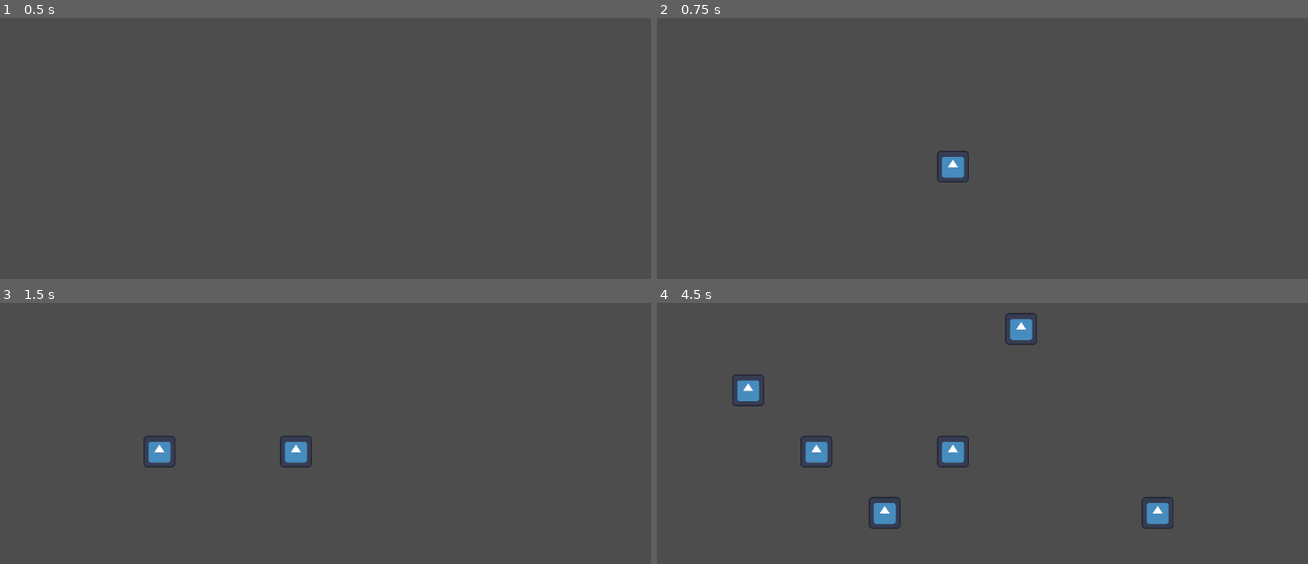
Above: before the commit, frames 1-4 (two rows, left to right).
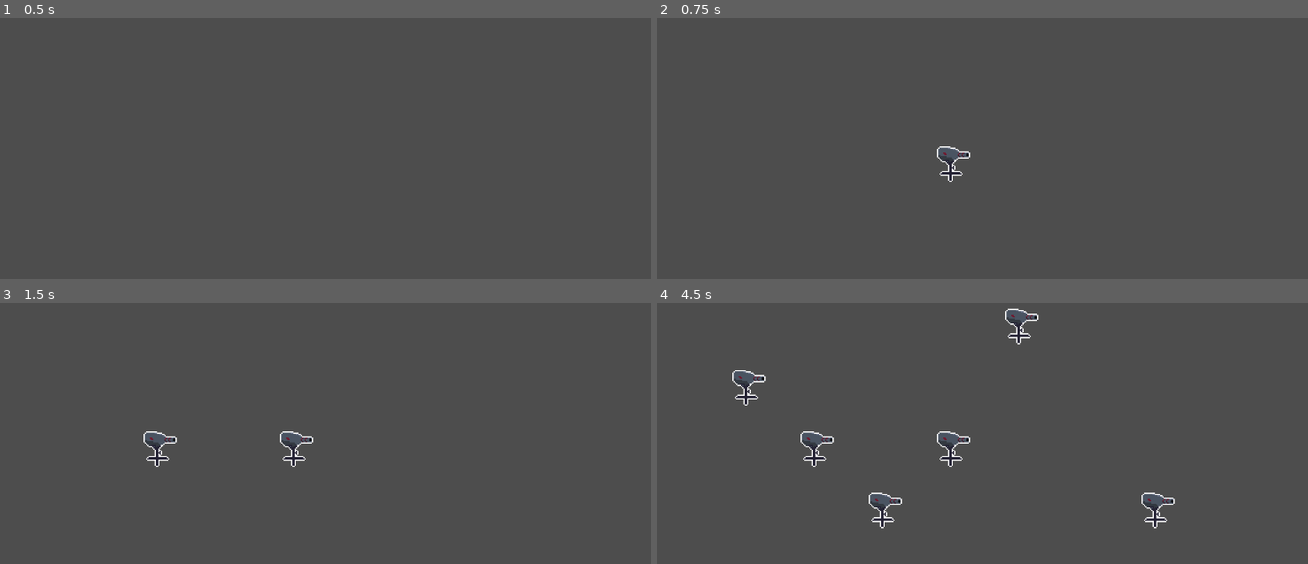
Above: after the commit, the same moments.

Repository: AuraDvin/MvR
Game: Godot game, scene res://levels/basic_level/basic_level.tscn
The game is run twice, just before and just after one commit, with the same random seed, the same clock (stepped at 60 frames per second) and the same inputs. The engine's default icon, where the game draws it, is replaced by a stand-in: a white triangle on a blue panel in a dark square.
Inputs (mouse positions are in pixels of both pictures, inside the frame that each line leads up to):
- Up to frame 1 (0.5 s): no input
- Up to frame 2 (0.75 s): tap Enter at 0.5 s; move the mouse to (949, 166) at 0.52 s; click (949, 166) at 0.67 s
- Up to frame 3 (1.5 s): tap Space at 1.25 s; move the mouse to (156, 459) at 1.27 s; click (156, 459) at 1.42 s
- Up to frame 4 (4.5 s): tap Enter at 2 s; move the mouse to (1028, 352) at 2.02 s; click (1028, 352) at 2.17 s; move the mouse to (917, 519) at 2.77 s; click (917, 519) at 2.92 s; move the mouse to (1164, 501) at 3.52 s; click (1164, 501) at 3.67 s; move the mouse to (741, 381) at 4.27 s; click (741, 381) at 4.42 s

Frame 1 is identical in both runs. In frame 2, 0.5% of the frame differs, in the area x 42-49%, y 49-64%; in frame 3, 0.9%; in frame 4, 2.7%, in the area x 11-80%, y 2-87%.

Commit message:
added various textures

Diff:
--- a/characters/towers/basic_tower/basic_tower.tscn
+++ b/characters/towers/basic_tower/basic_tower.tscn
@@ -1,7 +1,7 @@
 [gd_scene load_steps=4 format=3 uid="uid://belhk4oowm4dq"]
 
 [ext_resource type="Script" uid="uid://cxn2573oiu1p6" path="res://characters/towers/basic_tower/basic_tower.gd" id="1_h1sln"]
-[ext_resource type="Texture2D" uid="uid://bdk0eqv2uxunq" path="res://icon.svg" id="2_6wl0l"]
+[ext_resource type="Texture2D" uid="uid://8hmvqxym3c6b" path="res://assets/textures/shooter-turret.png" id="2_6wl0l"]
 
 [sub_resource type="RectangleShape2D" id="RectangleShape2D_6wl0l"]
 size = Vector2(52, 52)
@@ -10,8 +10,10 @@
 script = ExtResource("1_h1sln")
 
 [node name="Sprite2D" type="Sprite2D" parent="."]
-scale = Vector2(0.4047505, 0.4047505)
+position = Vector2(0, -11)
+scale = Vector2(2, 2)
 texture = ExtResource("2_6wl0l")
+hframes = 2
 
 [node name="ReloadTimer" type="Timer" parent="."]
 
--- a/project.godot
+++ b/project.godot
@@ -17,5 +17,6 @@
 
 [rendering]
 
+textures/canvas_textures/default_texture_filter=0
 renderer/rendering_method="gl_compatibility"
 renderer/rendering_method.mobile="gl_compatibility"
Binary file added: assets/textures/bullets.png
Not shown, added: assets/textures/bullets.png.import
Binary file added: assets/textures/energy.png
Not shown, added: assets/textures/energy.png.import
Binary file added: assets/textures/mortar.png
Not shown, added: assets/textures/mortar.png.import
Binary file added: assets/textures/shooter-turret.png
Not shown, added: assets/textures/shooter-turret.png.import
Binary file added: assets/textures/solar-pannel-sheet.png
Not shown, added: assets/textures/solar-pannel-sheet.png.import
Binary file added: assets/textures/tracks-sheet.png
Not shown, added: assets/textures/tracks-sheet.png.import
